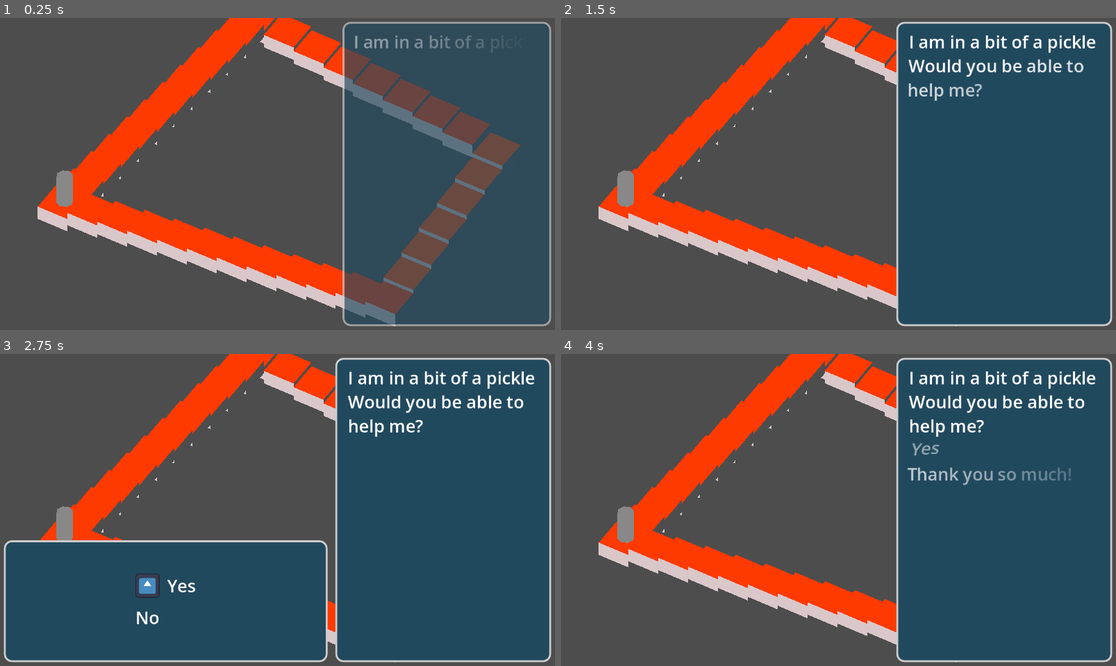
Above: before the commit, frames 1-4 (two rows, left to right).
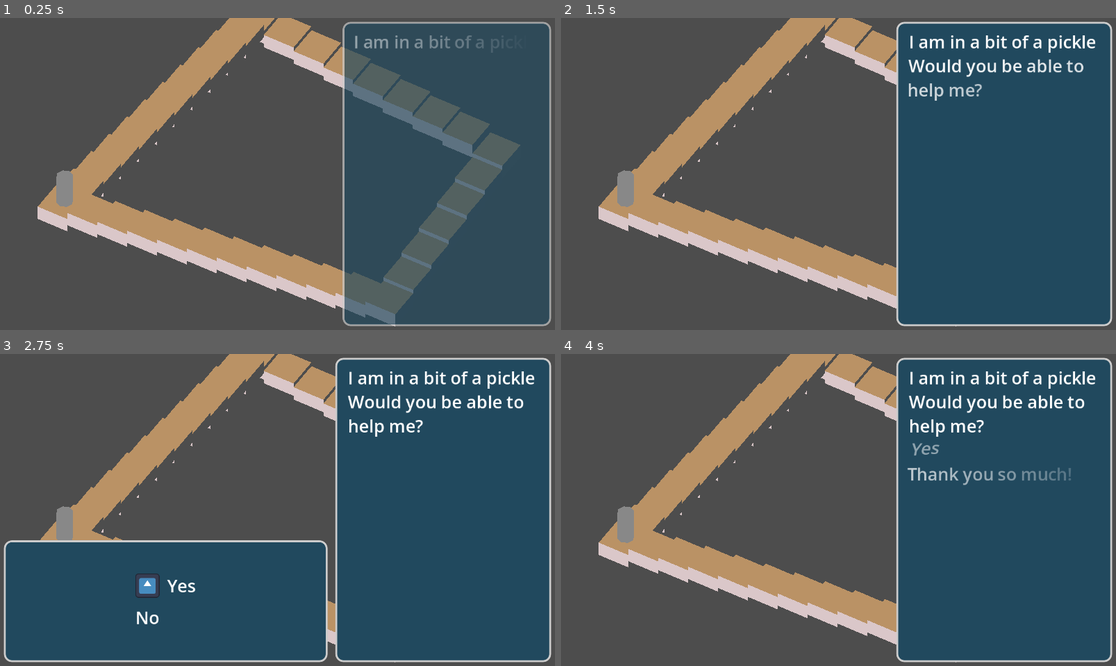
Above: after the commit, the same moments.

Repository: GenericUserIsTaken/GGJ2026
Game: Godot game, scene res://scenes/main/main.tscn
Two runs of this game, one before a commit and one after it. Both use one fixed random seed, a clock stepped at 60 frames per second and the inputs below.
Inputs (mouse positions are in pixels of both pictures, inside the frame that each line leads up to):
- Up to frame 1 (0.25 s): no input
- Up to frame 2 (1.5 s): tap Enter (ui_accept) at 0.5, 0.77 s; hold Up (ui_up) 0.53-1.28 s; click (838, 174) at 0.67 s; move the mouse to (727, 189) at 1.27 s; hold Down (ui_down) from 1.28 s (still down)
- Up to frame 3 (2.75 s): tap Enter (ui_accept) at 1.52 s; move the mouse to (333, 441) at 2.02 s; release Down (ui_down) at 2.03 s; hold Up (ui_up) from 2.03 s (still down)
- Up to frame 4 (4 s): move the mouse to (810, 572) at 2.77 s; click (810, 572) at 2.92 s; tap Enter (ui_accept) at 3.02, 3.77 s; move the mouse to (1005, 556) at 3.52 s; release Up (ui_up) at 3.53 s; hold Down (ui_down) from 3.53 s (still down)

The runs differ from the first frame. In frame 1, 16% of the frame differs, in the area x 6-94%, y 0-95%; in frame 2, 9.5%; in frame 3, 5.7%; in frame 4, 9.5%.

Commit message:
Fix normal issue

Diff:
--- a/scenes/enviroment/staircase_3.gdshader
+++ b/scenes/enviroment/staircase_3.gdshader
@@ -10,7 +10,7 @@
 
 // Vertex Shader
 void vertex() {
-	world_normal = NORMAL;
+	world_normal = normalize(NORMAL);
     }
 
 // Fragment Shader
